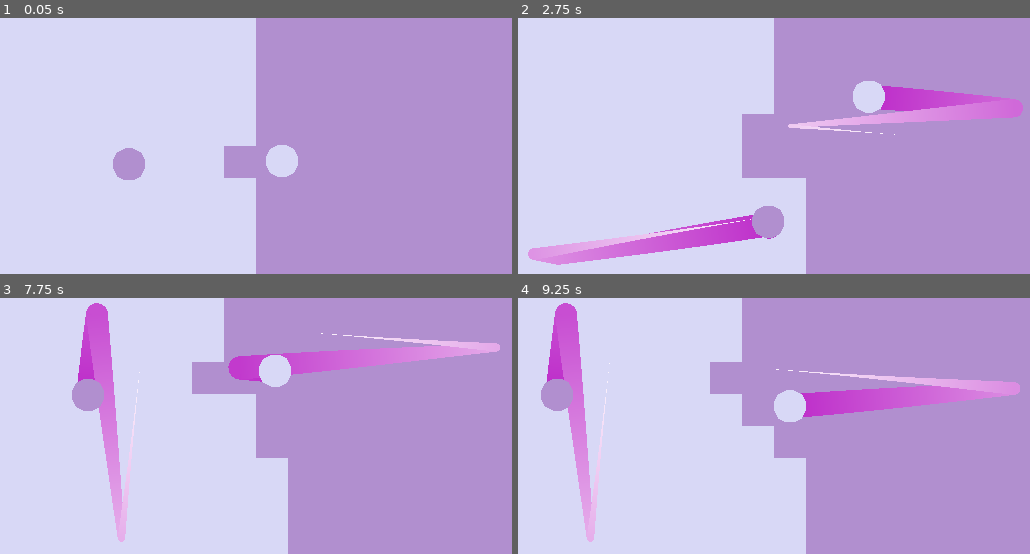
Above: before the commit, frames 1-4 (two rows, left to right).
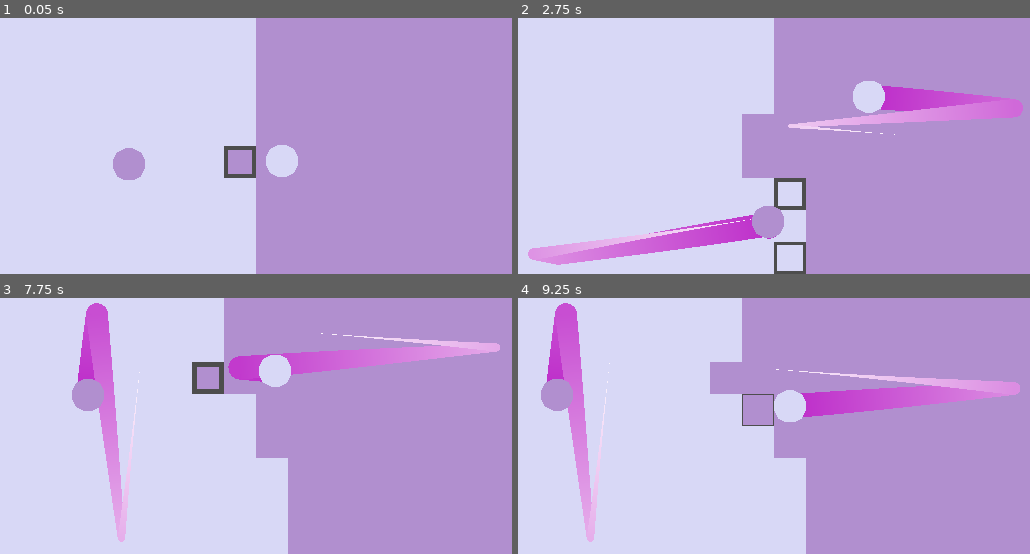
Above: after the commit, the same moments.

Repository: CodyI20/Godot-effects
Game: Godot game, scene res://Scenes/game.tscn
Same seed, same stepped clock (60 frames per second), same inputs: the game is played once before the commit and once after it.
Inputs:
- Up to frame 1 (0.05 s): no input
- Up to frame 2 (2.75 s): no input
- Up to frame 3 (7.75 s): no input
- Up to frame 4 (9.25 s): no input

The runs differ from the first frame. In frame 1, 0.3% of the frame differs, in the area x 43-50%, y 50-63%; in frame 2, 0.6%, in the area x 50-57%, y 62-100%; in frame 3, 0.4%; in frame 4, less than 0.1%.

Commit message:
Collision highlight
 - Added visual feedback for tile collisions - scale tweening

Diff:
--- /dev/null
+++ b/Art/Shaders/highlight.gdshader
@@ -0,0 +1,18 @@
+shader_type canvas_item;
+
+uniform vec4 new_color : source_color; // Custom color for the fragment
+uniform float scale_factor : hint_range(0.0, 10.0); // Scale multiplier
+uniform float time_speed : hint_range(0.1, 5.0); // Speed of scaling oscillation
+
+void vertex() {
+    // Create an oscillating scale factor using sine wave
+    float dynamic_scale = 1.0 + sin(TIME * time_speed) * (scale_factor - 1.0);
+
+    // Adjust the vertex position to scale it
+    VERTEX *= dynamic_scale;
+}
+
+void fragment() {
+    // Apply the color to the fragment
+    COLOR = new_color;
+}
--- a/Scenes/tile.tscn
+++ b/Scenes/tile.tscn
@@ -1,6 +1,7 @@
-[gd_scene load_steps=3 format=3 uid="uid://8u50fc06u2ye"]
+[gd_scene load_steps=4 format=3 uid="uid://8u50fc06u2ye"]
 
 [ext_resource type="Script" path="res://Scripts/tile.gd" id="1_1rer8"]
+[ext_resource type="Script" path="res://Scenes/tile_polygon.gd" id="2_x260a"]
 
 [sub_resource type="RectangleShape2D" id="RectangleShape2D_6rn0g"]
 size = Vector2(8, 8)
@@ -14,6 +15,9 @@
 position = Vector2(4, 4)
 color = Color(1, 0, 1, 1)
 polygon = PackedVector2Array(-4, -4, 4, -4, 4, 4, -4, 4)
+script = ExtResource("2_x260a")
+new_color = Color(3.94672e-06, 0.655486, 0.660021, 1)
+new_size = Vector2(0.5, 0.5)
 
 [node name="CollisionShape2D" type="CollisionShape2D" parent="."]
 position = Vector2(4, 4)
--- /dev/null
+++ b/Scenes/tile_polygon.gd
@@ -0,0 +1,26 @@
+extends Polygon2D
+
+@export var new_color : Color
+@export var new_size : Vector2
+var initial_size : Vector2
+var current_color : Color
+
+func _ready() -> void:
+	initial_size = scale
+	var parent = get_parent()
+	if parent is Tile:
+		parent.on_collision.connect(feedback)
+
+func change_color() -> void:
+	pass
+
+
+func change_size() -> void:
+	var tween = get_tree().create_tween()
+	await tween.tween_property(self, "scale", new_size, .1)
+	await tween.tween_property(self, "scale", initial_size, .1)
+
+
+func feedback() -> void:
+	change_color()
+	change_size()
--- a/Scripts/ball.gd
+++ b/Scripts/ball.gd
@@ -43,9 +43,6 @@
 
 		# If the collision is with a tile, toggle it
 		if collision.get_collider() is Tile:
-			# ADD EFFECT HERE:
-
-			#
 			collision.get_collider().toggle(self)
 			cpu_particles_2d.emitting = true
 
--- a/Scripts/tile.gd
+++ b/Scripts/tile.gd
@@ -1,5 +1,7 @@
 extends StaticBody2D
 class_name Tile
+
+signal on_collision()
 
 @onready var polygon_2d: Polygon2D = $Polygon2D
 
@@ -10,6 +12,7 @@
 
 
 func toggle(collided_ball: Ball) -> void:
+	on_collision.emit()
 	ball = collided_ball
 
 	# Set collision layer to layer that the collided ball is on.
